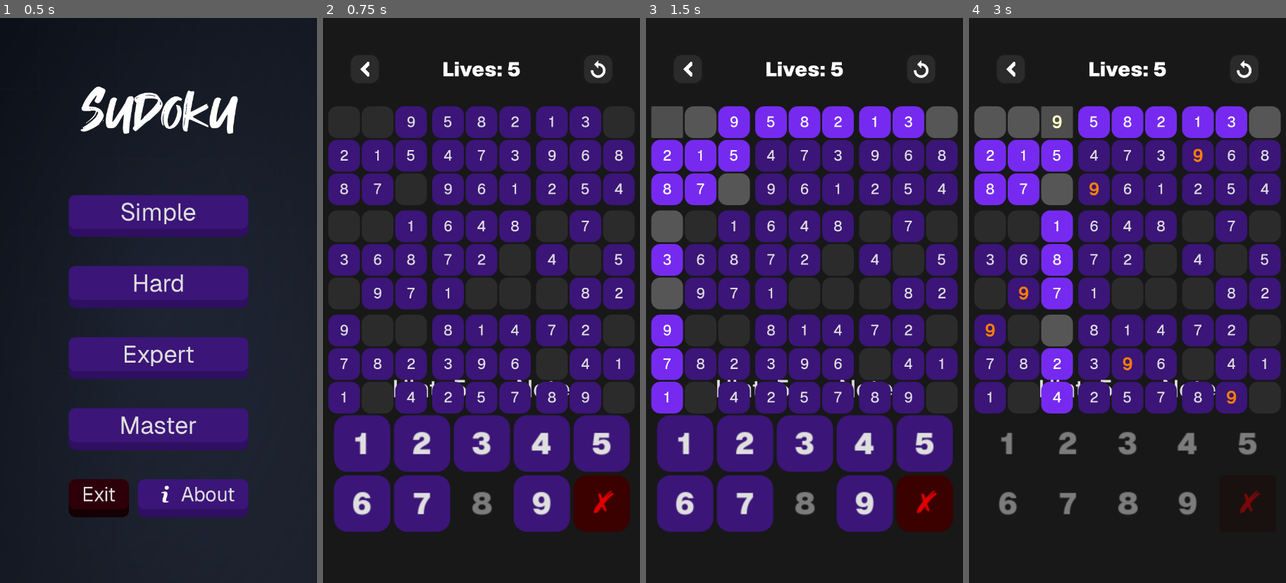
Above: before the commit, frames 1-4 (left to right).
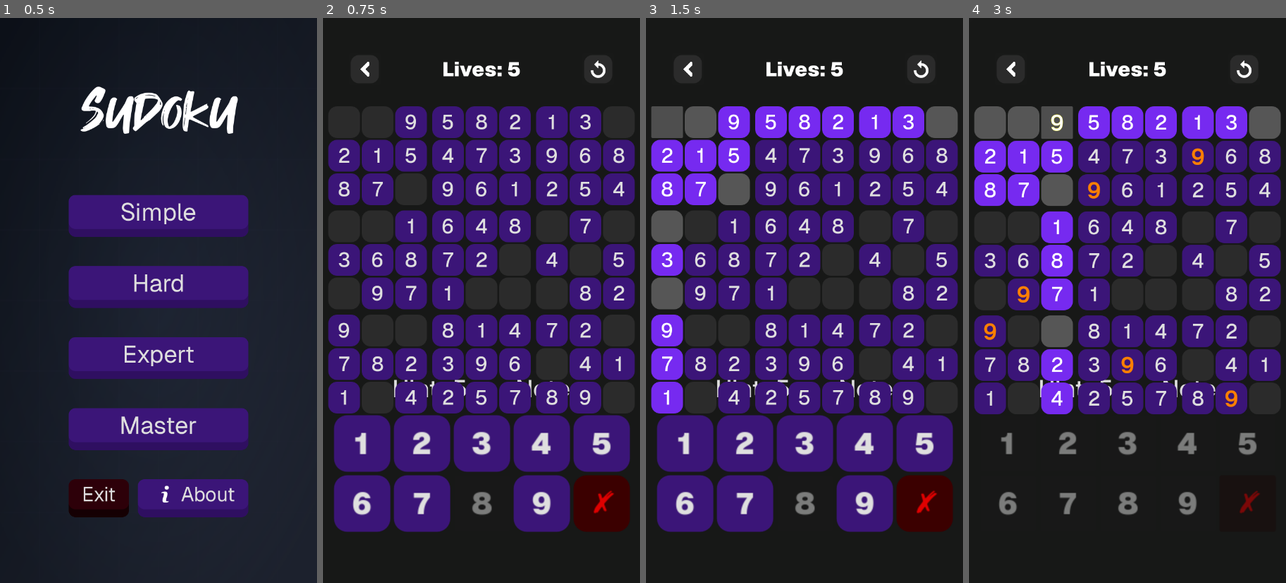
Above: after the commit, the same moments.

Repository: ba6ul/Sudooku
Game: Godot game, scene res://scenes/MainMenu.tscn
Same seed, same stepped clock (60 frames per second), same inputs: the game is played once before the commit and once after it.
Inputs (mouse positions are in pixels of both pictures, inside the frame that each line leads up to):
- Up to frame 1 (0.5 s): no input
- Up to frame 2 (0.75 s): click "Simple" at 0.5 s
- Up to frame 3 (1.5 s): click (668, 119) at 1.27 s
- Up to frame 4 (3 s): click (1022, 119) at 2.02 s; click "9" at 2.75 s

Frame 1 is identical in both runs. In frame 2, 3.0% of the frame differs, in the area x 4-96%, y 17-69%; in frame 3, 3.0%; in frame 4, 5.7%, in the area x 1-99%, y 17-71%.

Commit message:
Use Settings font sizes; add completion checks
Replace hardcoded font-size magic numbers with Settings constants (NORMAL_FONT_SIZE, HIGHLIGHT_FONT_SIZE, NOTE_FONT_SIZE) across Highlighter.gd and game.gd and add those constants to settings.gd. Add completion detection helpers (is_row_complete, is_column_complete, is_subgrid_complete) and a central check_and_animate_completions() function to trigger row/column/subgrid animation when a correct value is placed. Simplify update_digit_counts() to early-return when no selection and only increment when the placed value matches the solution. Minor adjustments: increase vibration duration for correct answers and small refactors/formatting cleanup.

Diff:
--- a/scripts/class/Highlighter.gd
+++ b/scripts/class/Highlighter.gd
@@ -24,7 +24,7 @@
 			var font_size = btn.get("theme_override_font_sizes/font_size")
 
 			#for Notes
-			if btn_text == str(number) and font_size == 10:
+			if btn_text == str(number) and font_size == Settings.NOTE_FONT_SIZE:
 				#Highlights only if there is 1 node with that value in a sub-grid
 				btn.add_theme_color_override("font_color", Color(1.0, 0.5, 0.0, 1))
 			#for ans
@@ -34,7 +34,7 @@
 				btn.add_theme_color_override("font_outline_color", Color(1.0, 0.5, 0.0, 1))
 				btn.add_theme_constant_override("outline_size", 2)  # Thickness of the stroke
 
-				btn.add_theme_font_size_override("font_size", 38)  # Scale
+				btn.add_theme_font_size_override("font_size", Settings.HIGHLIGHT_FONT_SIZE)  # Scale
 func reset_all_highlights(GRID_SIZE, game_grid):
 	for i in range(GRID_SIZE):
 		for j in range(GRID_SIZE):
@@ -46,8 +46,8 @@
 			btn.remove_theme_color_override("font_color")
 			btn.remove_theme_color_override("font_outline_color")
 			btn.remove_theme_constant_override("outline_size")
-			if font_size == 38:
-				btn.set("theme_override_font_sizes/font_size", 32)
+			if font_size == Settings.HIGHLIGHT_FONT_SIZE:
+				btn.set("theme_override_font_sizes/font_size", Settings.NORMAL_FONT_SIZE)
 func reset_matching_numbers(GRID_SIZE, game_grid):
 		for i in range(GRID_SIZE):
 			for j in range(GRID_SIZE):
@@ -56,8 +56,8 @@
 				btn.remove_theme_color_override("font_color")
 				btn.remove_theme_color_override("font_outline_color")
 				btn.remove_theme_constant_override("outline_size")
-				if font_size == 38:
-					btn.set("theme_override_font_sizes/font_size", 32)
+				if font_size == Settings.HIGHLIGHT_FONT_SIZE:
+					btn.set("theme_override_font_sizes/font_size", Settings.NORMAL_FONT_SIZE)
 		last_highlighted_number = -1
 
 # Highlights ROW,COL,SUB-GRID
--- a/scripts/game.gd
+++ b/scripts/game.gd
@@ -173,7 +173,7 @@
 		stylebox.bg_color = Settings.empty_Cell_rang
 		button.add_theme_stylebox_override("normal", stylebox)
 
-	button.set("theme_override_font_sizes/font_size", 32)
+	button.set("theme_override_font_sizes/font_size", Settings.NORMAL_FONT_SIZE)
 
 
 	var gap_Container = MarginContainer.new()
@@ -195,7 +195,7 @@
 	var grid_selected_button = game_grid[pos.x][pos.y]
 	var button_text = grid_selected_button.text
 	var is_prefilled = puzzle[pos.x][pos.y] != 0
-	var is_correct_text = button_text != "" and grid_selected_button.get("theme_override_font_sizes/font_size") == 32 and int(button_text) == solution_grid[pos.x][pos.y]
+	var is_correct_text = button_text != "" and grid_selected_button.get("theme_override_font_sizes/font_size") == Settings.NORMAL_FONT_SIZE and int(button_text) == solution_grid[pos.x][pos.y]
 	var is_marked_correct = grid_selected_button.has_theme_stylebox_override("normal") and grid_selected_button.get_theme_stylebox("normal").bg_color == Settings.Cell_rang_correct
 
 	# Disable numberpad for (prefilled, has correct value, is marked correct)
@@ -206,7 +206,7 @@
 		update_numpad_buttons()
 
 	# Highlighting
-	if button_text != "" and grid_selected_button.get("theme_override_font_sizes/font_size") == 32:
+	if button_text != "" and grid_selected_button.get("theme_override_font_sizes/font_size") == Settings.NORMAL_FONT_SIZE:
 		highlighter.highlight_matching_numbers(GRID_SIZE, game_grid, int(button_text))
 	highlighter.highlight_related_cells(GRID_SIZE, game_grid, pos)
 
@@ -219,11 +219,6 @@
 		elif b.text == "X" or b.name == "ClearButton":
 			if not b.pressed.is_connected(_on_clear_button_pressed):
 				b.pressed.connect(_on_clear_button_pressed)
-
-func is_row_complete(r:int) -> bool:
-	for c in range(GRID_SIZE):
-		if game_grid[r][c].text == "":return false
-	return true
 
 func _on_selectgrid_button_pressed(number_pressed):
 	if selected_button != Vector2i(-1, -1):
@@ -248,7 +243,7 @@
 			else:
 				# Normal mode - enter number
 				grid_selected_button.text = str(number_pressed)
-				grid_selected_button.set("theme_override_font_sizes/font_size", 32)
+				grid_selected_button.set("theme_override_font_sizes/font_size", Settings.NORMAL_FONT_SIZE)
 
 				# Red/Green
 				if Settings.SHOW_HINTS:
@@ -258,23 +253,21 @@
 
 					var stylebox:StyleBoxFlat = btn.get_theme_stylebox("normal").duplicate(true)
 					if result_match == true:
+
+						check_and_animate_completions(row, col)
 
 						#Correct Value animation
 						var flash_color = Color.LAWN_GREEN
 						stylebox.bg_color = flash_color
 						var tween = create_tween()
 						tween.tween_property(stylebox, "bg_color", Settings.Cell_rang, 0.5).set_trans(Tween.TRANS_SINE).set_ease(Tween.EASE_OUT)
+
 						disable_numberpad(true)
 
 						# Haptic Feedback for Correct Answer
 						if OS.has_feature("mobile"):
-							Input.vibrate_handheld(20)
-
-						if is_row_complete(row):
-							var row_btns = []
-							for c in range (GRID_SIZE):
-								row_btns.append(game_grid[row][c])
-							grid_feedback.anime_completion(row_btns,col)
+							Input.vibrate_handheld(50)
+
 					else:
 						stylebox.bg_color = Color.DARK_RED
 						lives -= 1
@@ -307,7 +300,74 @@
 	else:
 		hint_button.disabled = true
 		hint_button.text = "Hint: 0"
-
+#Animations
+
+# Checks if row is complete
+func is_row_complete(row: int) -> bool:
+	for col in range(GRID_SIZE):
+		var btn = game_grid[row][col]
+		if btn.text == "" or btn.get("theme_override_font_sizes/font_size") != Settings.NORMAL_FONT_SIZE:
+			return false
+		if int(btn.text) != solution_grid[row][col]:
+			return false
+	return true
+
+# Checks if column is complete
+func is_column_complete(col: int) -> bool:
+	for row in range(GRID_SIZE):
+		var btn = game_grid[row][col]
+		if btn.text == "" or btn.get("theme_override_font_sizes/font_size") != Settings.NORMAL_FONT_SIZE:
+			return false
+		if int(btn.text) != solution_grid[row][col]:
+			return false
+	return true
+
+# Checks if subgrid is complete
+func is_subgrid_complete(row: int, col: int) -> bool:
+	#Create a helper funtion to remove this code redundancy
+	var start_row = (row / 3) * 3
+	var start_col = (col / 3) * 3
+
+	for r in range(start_row, start_row + 3):
+		for c in range(start_col, start_col + 3):
+			var btn = game_grid[r][c]
+			if btn.text == "" or btn.get("theme_override_font_sizes/font_size") != Settings.NORMAL_FONT_SIZE:
+				return false
+			if int(btn.text) != solution_grid[r][c]:
+				return false
+	return true
+
+# Checks and trigger animations for completions
+func check_and_animate_completions(row: int, col: int):
+	# ROW
+	if is_row_complete(row):
+		var row_btns = []
+		for c in range(GRID_SIZE):
+			row_btns.append(game_grid[row][c])
+		grid_feedback.anime_completion(row_btns, col)
+
+	# COL
+	if is_column_complete(col):
+		var col_btns = []
+		for r in range(GRID_SIZE):
+			col_btns.append(game_grid[r][col])
+		grid_feedback.anime_completion(col_btns, row)
+
+	# SUBGRID (Remove the redundancy)
+	if is_subgrid_complete(row, col):
+		var subgrid_btns = []
+		var start_row = (row / 3) * 3
+		var start_col = (col / 3) * 3
+
+		for r in range(start_row, start_row + 3):
+			for c in range(start_col, start_col + 3):
+				subgrid_btns.append(game_grid[r][c])
+
+		var local_row = row - start_row
+		var local_col = col - start_col
+		var pivot = local_row * 3 + local_col
+
+		grid_feedback.anime_completion(subgrid_btns, pivot)
 
 #Buttons
 
@@ -385,19 +445,19 @@
 	update_numpad_buttons()
 
 # Func to ignore note numbers
+# This function is only called after placing a normal number
+# Notes exit early via return, so no need to check note_mode or font_size
 func update_digit_counts(number_pressed):
-	if !note_mode:
-		# Only increment if the number is placed correctly
-		if selected_button != Vector2i(-1, -1):
-			var row = selected_button[0]
-			var col = selected_button[1]
-			if solution_grid[row][col] == number_pressed:
-				digit_counts[number_pressed] += 1
-				update_numpad_buttons()
-			else:
-				# If it's an incorrect entry, don't count it
-				# We still update the display for consistency
-				update_numpad_buttons()
+	if selected_button == Vector2i(-1, -1):
+		return
+
+	var row = selected_button[0]
+	var col = selected_button[1]
+
+	if solution_grid[row][col] == number_pressed:
+		digit_counts[number_pressed] += 1
+
+	update_numpad_buttons()
 
 # decrement digit count, if removed from wrong cells
 func decrement_digit_count(number):
--- a/scripts/global/settings.gd
+++ b/scripts/global/settings.gd
@@ -17,6 +17,11 @@
 var highlight_modulate: Color = Color(2, 2, 2)
 const Cell_correct = Color("#ace198")
 
+# Font sizes
+const NORMAL_FONT_SIZE = 45
+const HIGHLIGHT_FONT_SIZE = 50
+const NOTE_FONT_SIZE = 10
+
 
 var my_2d_array = []
 
